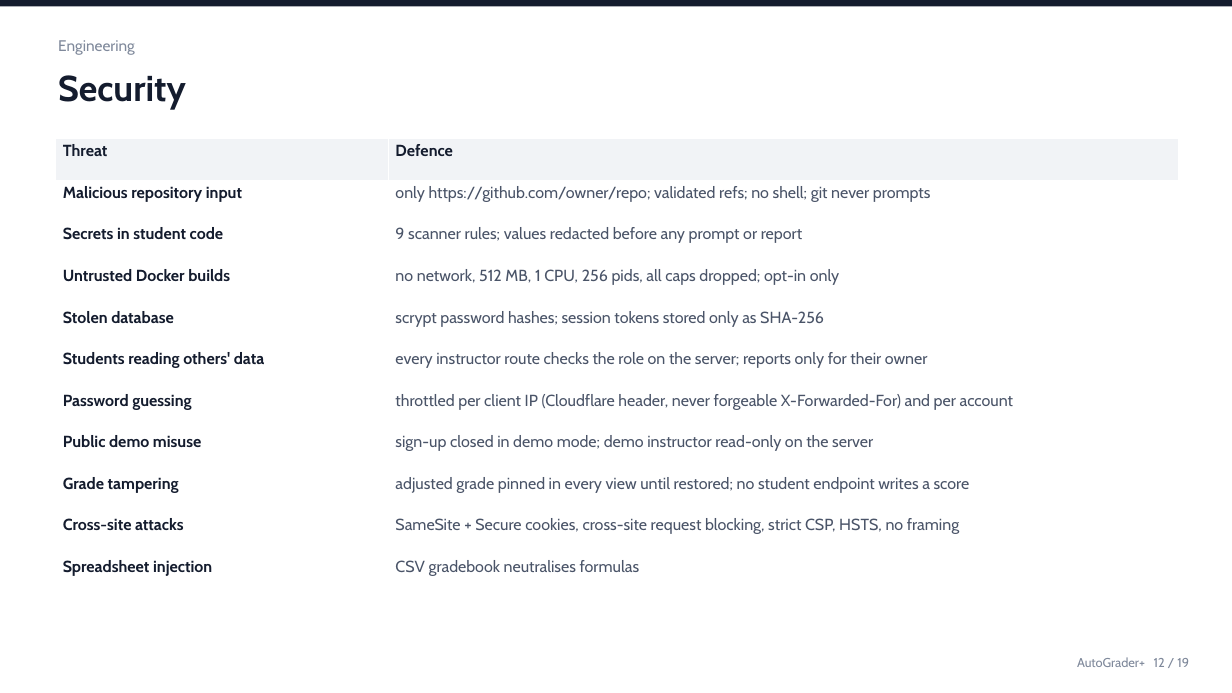
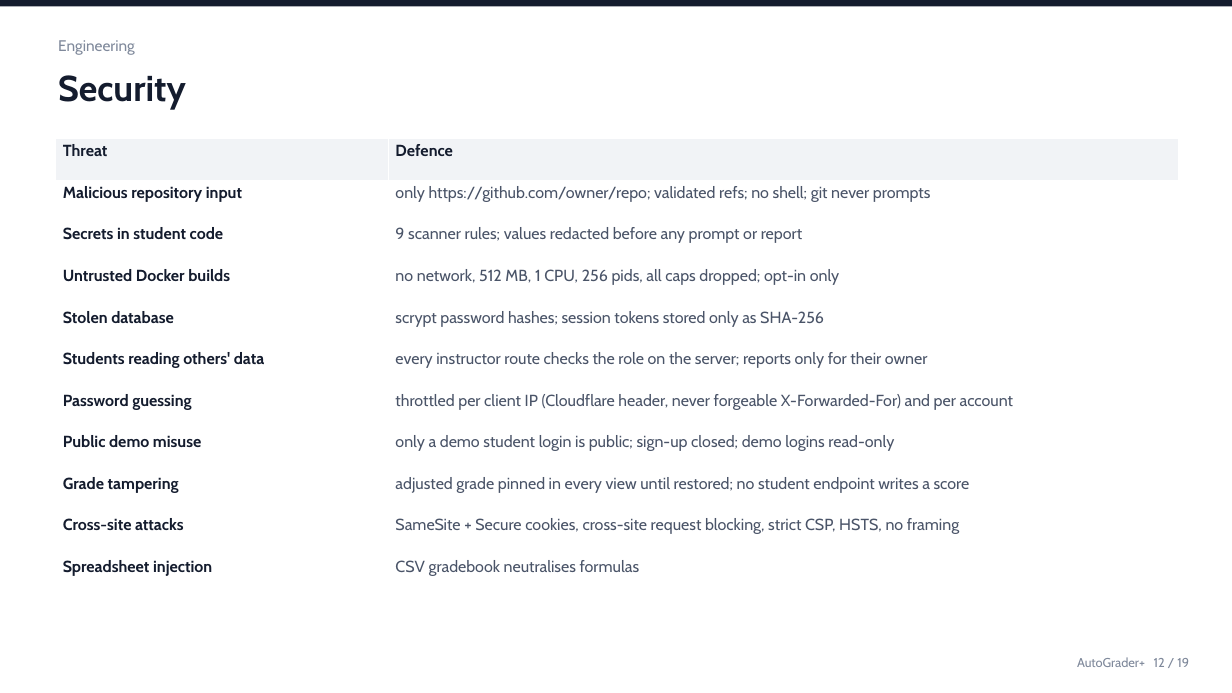
Before and after one commit to roshanraj9136/auto-grader, a slide deck: slide 12 of docs/AutoGrader.pptx. Drawn at 1232x693 pixels with LibreOffice and Linux fonts; fonts in the diff are those of the drawing. Boxes give left, top, right and bottom in pixels: in the first picture for what was removed or moved away, otherwise in the second. Text is boxed around its words. In the diff, an @@ line names an element or a change of style, - is before the commit and + after.

```diff
--- a/docs/AutoGrader.pptx
+++ b/docs/AutoGrader.pptx
@@ table at <box>55,139,1178,596</box> @@
-row 8, column 2: sign-up closed in demo mode; demo instructor read-only on the server
+row 8, column 2: only a demo student login is public; sign-up closed; demo logins read-only
```
Also in this commit, not shown: 1 other slide changed, 13 other files.
